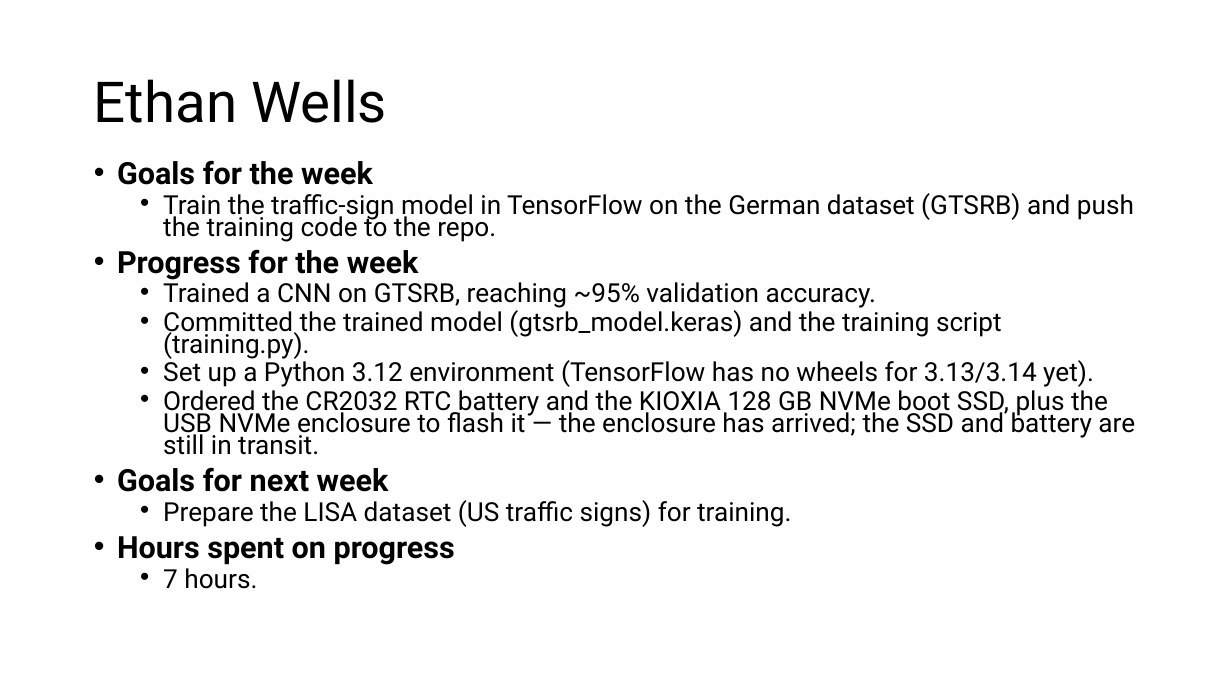
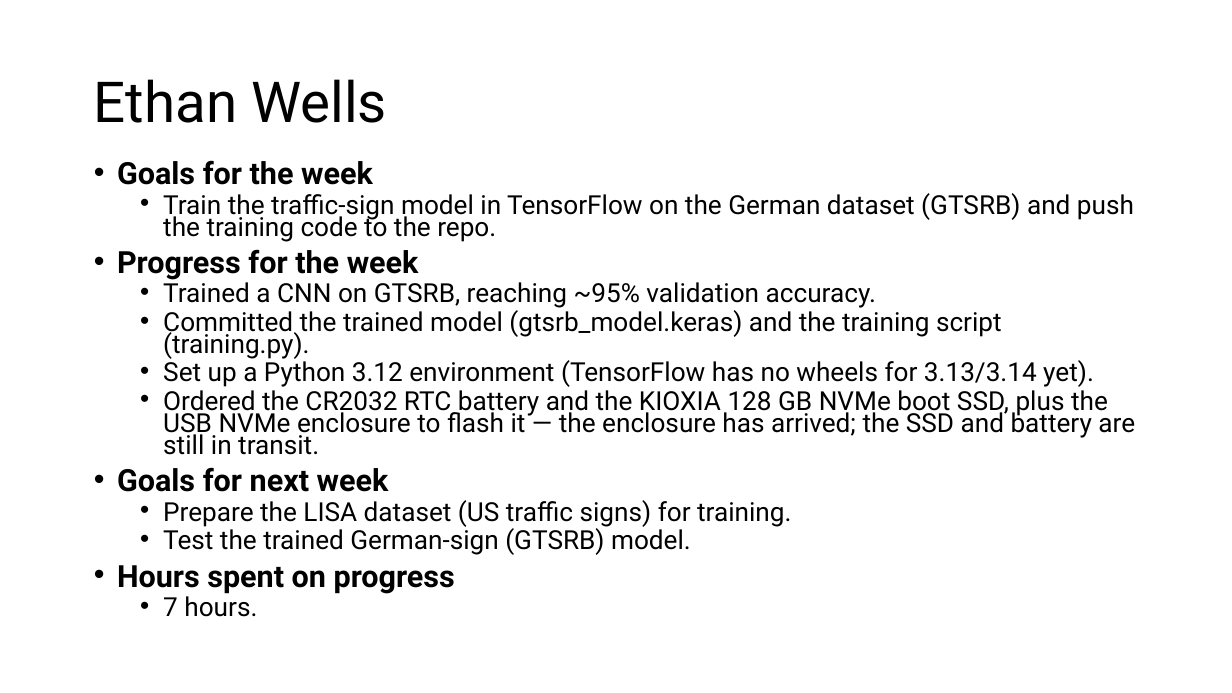
Before and after one commit to EthanWellsSr/Self-Driving-RC-Car, a slide deck: slide 2 of Weekly Reports/Self-Driving-RC-Car.pptx. Drawn at 1232x693 pixels with LibreOffice and Linux fonts; fonts in the diff are those of the drawing. Boxes give left, top, right and bottom in pixels: in the first picture for what was removed or moved away, otherwise in the second. Text is boxed around its words. In the diff, an @@ line names an element or a change of style, - is before the commit and + after.

```diff
--- a/Weekly Reports/Self-Driving-RC-Car.pptx
+++ b/Weekly Reports/Self-Driving-RC-Car.pptx
@@ text at [163, 525, 691, 555]: paragraph added @@
+  • Test the trained German-sign (GTSRB) model.
```
Also in this commit, not shown: 5 other files.
